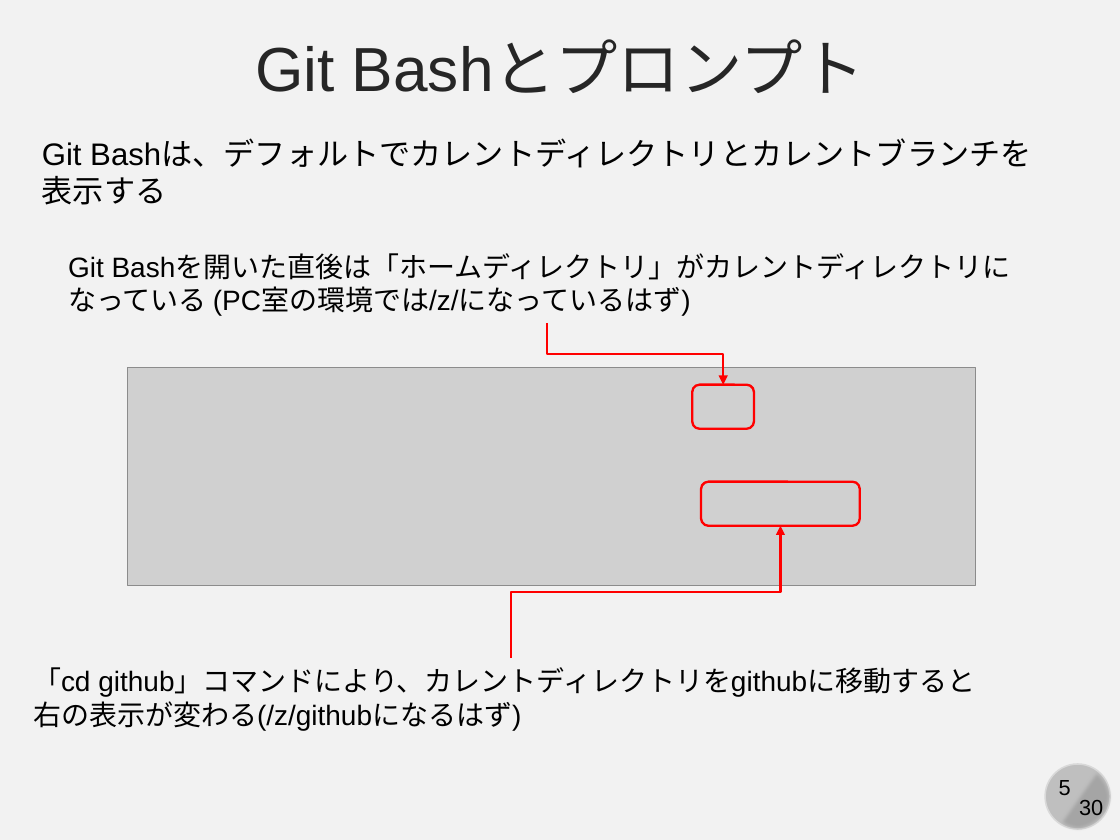
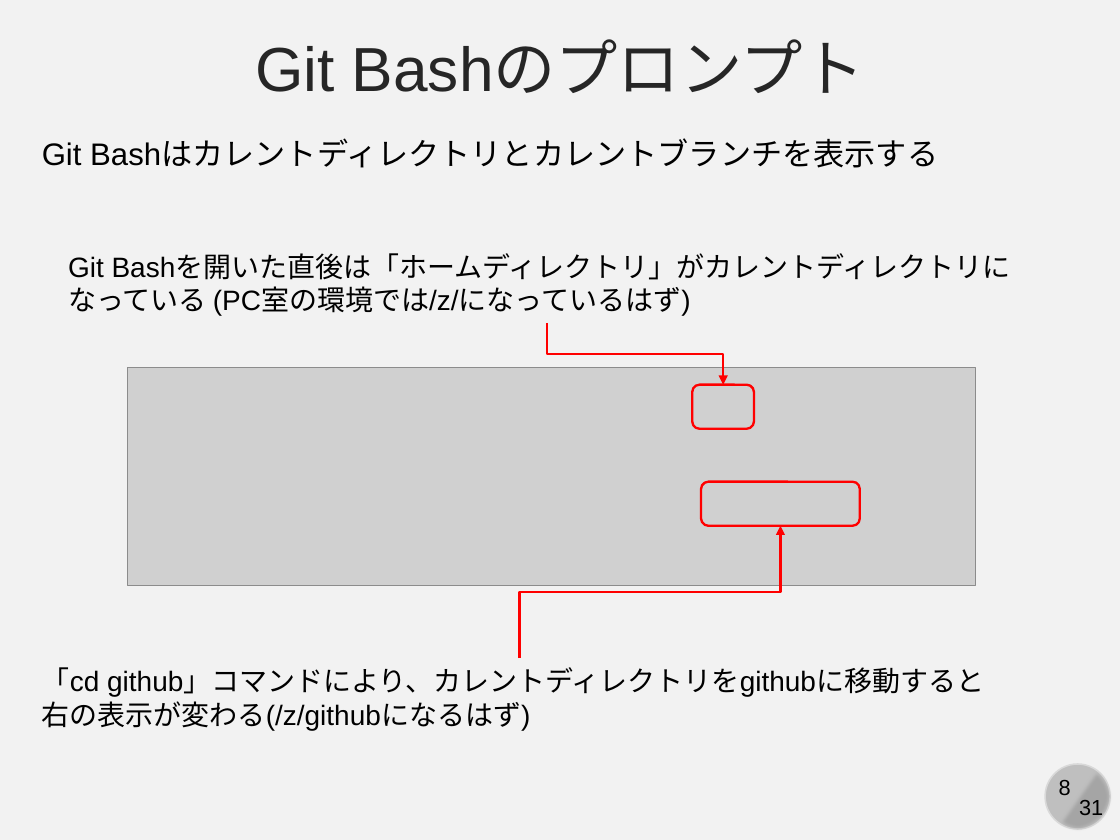
Before and after one commit to kaityo256/github, a slide deck: slide 8 of practice_basic/fig/slide.pptx (slide 5 before the commit). Drawn at 1120x840 pixels with LibreOffice and Linux fonts; fonts in the diff are those of the drawing; grey boxes stand for pictures. Boxes give left, top, right and bottom in pixels: in the first picture for what was removed or moved away, otherwise in the second. Text is boxed around its words. In the diff, an @@ line names an element or a change of style, - is before the commit and + after.

```diff
--- a/practice_basic/fig/slide.pptx
+++ b/practice_basic/fig/slide.pptx
@@ text at (255, 41, 865, 93): text changed @@
-Git Bashとプロンプト
+Git Bashのプロンプト
@@ text at (42, 140, 938, 168): text changed @@
-Git Bashは、デフォルトでカレントディレクトリとカレントブランチを
-表示する
+Git Bashはカレントディレクトリとカレントブランチを表示する
@@ elbow arrow moved from (511, 659) - (781, 525) to (520, 659) - (781, 525) @@
@@ text "「cd github」コマンドにより、カレントディレクトリをgithubに移動すると": place and size @@
-text "「cd github」コマンドにより、カレントディレクトリをgithubに移動すると" at (33, 667, 975, 731)
+text "「cd github」コマンドにより、カレントディレクトリをgithubに移動すると" at (42, 667, 984, 731)
@@ page number at (1059, 780, 1071, 795): text changed @@
-5
+8
@@ text at (1079, 800, 1103, 820): text changed @@
-30
+31
```
Also in this commit, not shown: 29 other slides changed, 1 slide added.
